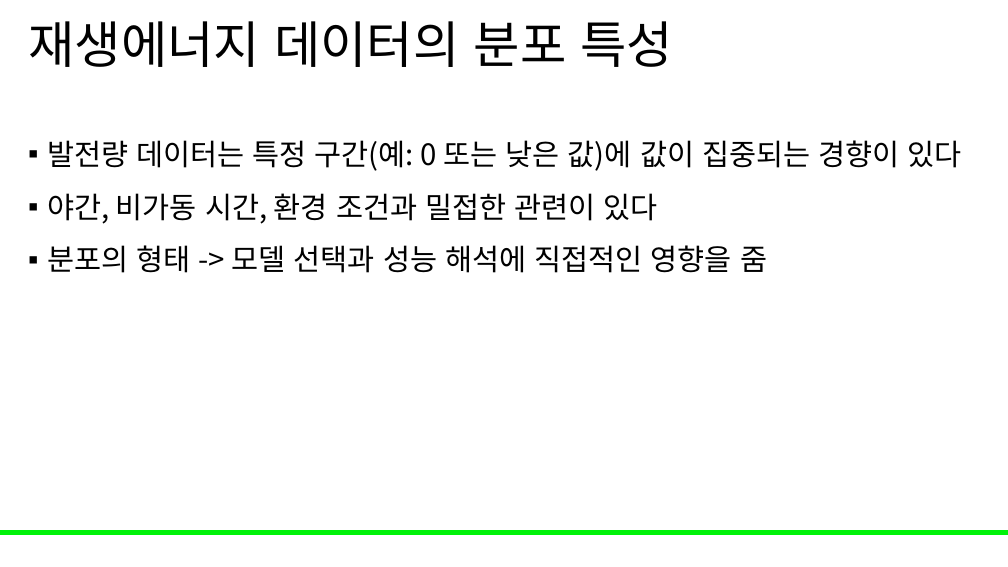
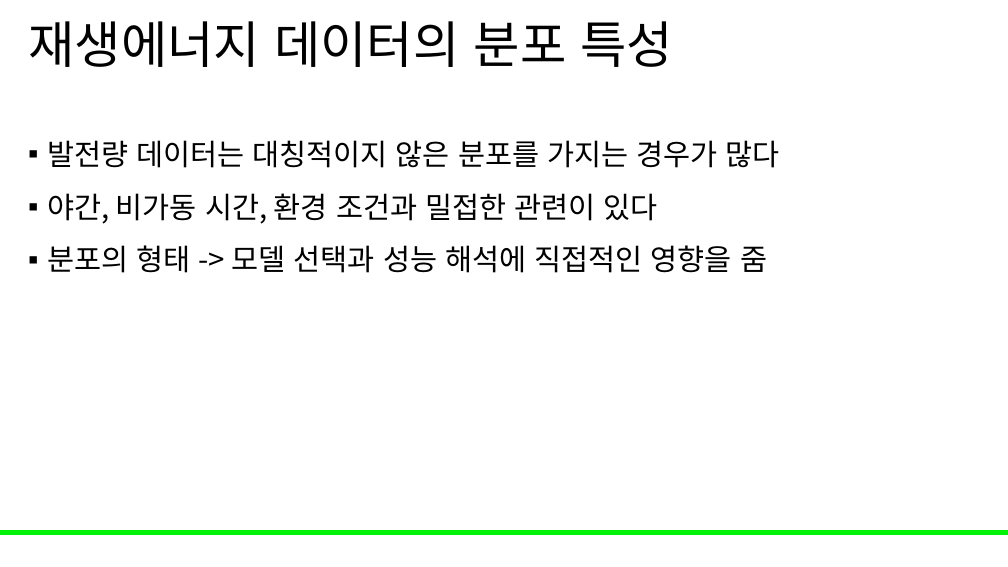
Before and after one commit to Leader-Lesson/KDT_RE_5th, a slide deck: slide 12 of material/5_AI/04_데이터 전처리와 EDA 기초.pptx. Drawn at 1008x567 pixels with LibreOffice and Linux fonts; fonts in the diff are those of the drawing; background and template pictures are left out. Boxes give left, top, right and bottom in pixels: in the first picture for what was removed or moved away, otherwise in the second. Text is boxed around its words. In the diff, an @@ line names an element or a change of style, - is before the commit and + after.

Commit message:
데이터 분석 추가

```diff
--- a/material/5_AI/04_데이터 전처리와 EDA 기초.pptx
+++ b/material/5_AI/04_데이터 전처리와 EDA 기초.pptx
@@ text at (x1=47, y1=140, x2=780, y2=168): text changed @@
-▪ 발전량 데이터는 특정 구간(예: 0 또는 낮은 값)에 값이 집중되는 경향이 있다
+▪ 발전량 데이터는 대칭적이지 않은 분포를 가지는 경우가 많다
```
Also in this commit, not shown: 4 other slides changed, 6 slides added.
